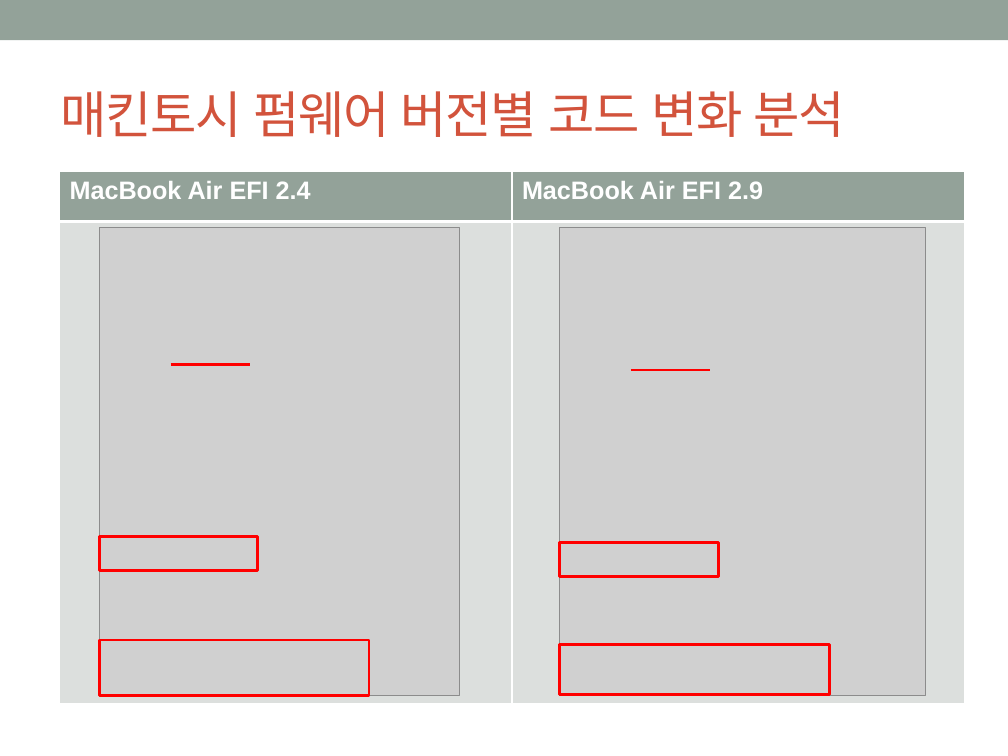
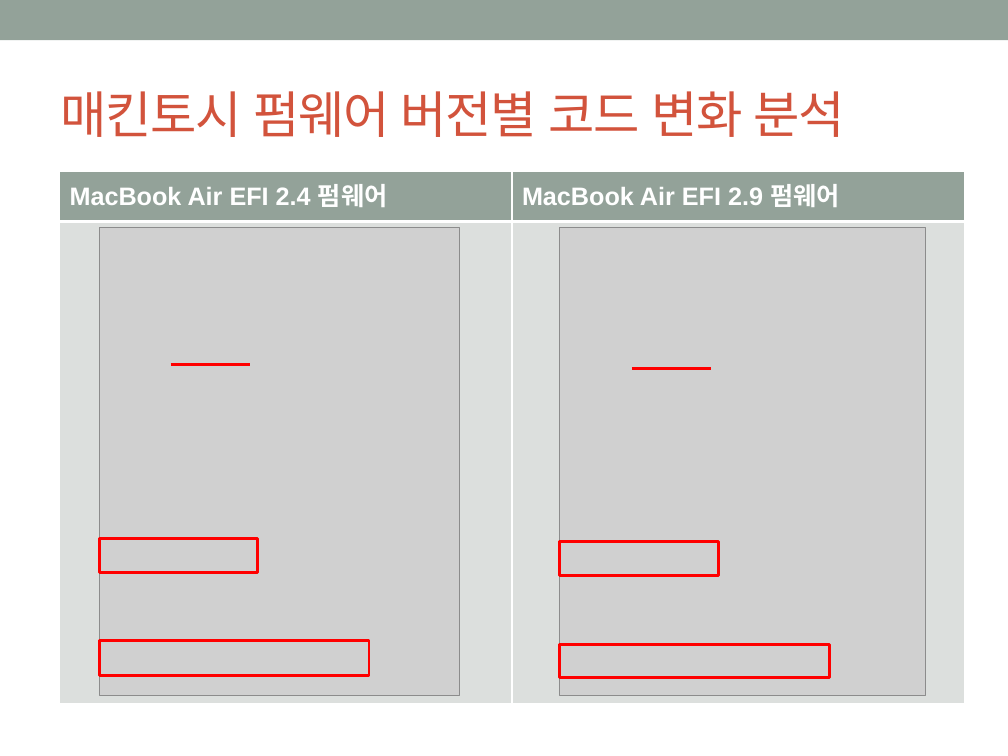
Before and after one commit to godthem90/Mac_Security_S4, a slide deck: slide 18 of 맥 중간발표.pptx (slide 15 before the commit). Drawn at 1008x756 pixels with LibreOffice and Linux fonts; fonts in the diff are those of the drawing; grey boxes stand for pictures. Boxes give left, top, right and bottom in pixels: in the first picture for what was removed or moved away, otherwise in the second. Text is boxed around its words. In the diff, an @@ line names an element or a change of style, - is before the commit and + after.

```diff
--- a/맥 중간발표.pptx
+++ b/맥 중간발표.pptx
@@ table at [59, 171, 965, 704] @@
-row 1, column 1: MacBook Air EFI 2.4
+row 1, column 1: MacBook Air EFI 2.4 펌웨어
-row 1, column 2: MacBook Air EFI 2.9
+row 1, column 2: MacBook Air EFI 2.9 펌웨어
@@ rectangle: place and size @@
-rectangle at [99, 640, 369, 696]
+rectangle at [99, 641, 369, 675]
@@ rectangle: place and size @@
-rectangle at [559, 645, 830, 695]
+rectangle at [559, 645, 830, 678]
```
Also in this commit, not shown: 13 other slides changed, 6 slides added.
